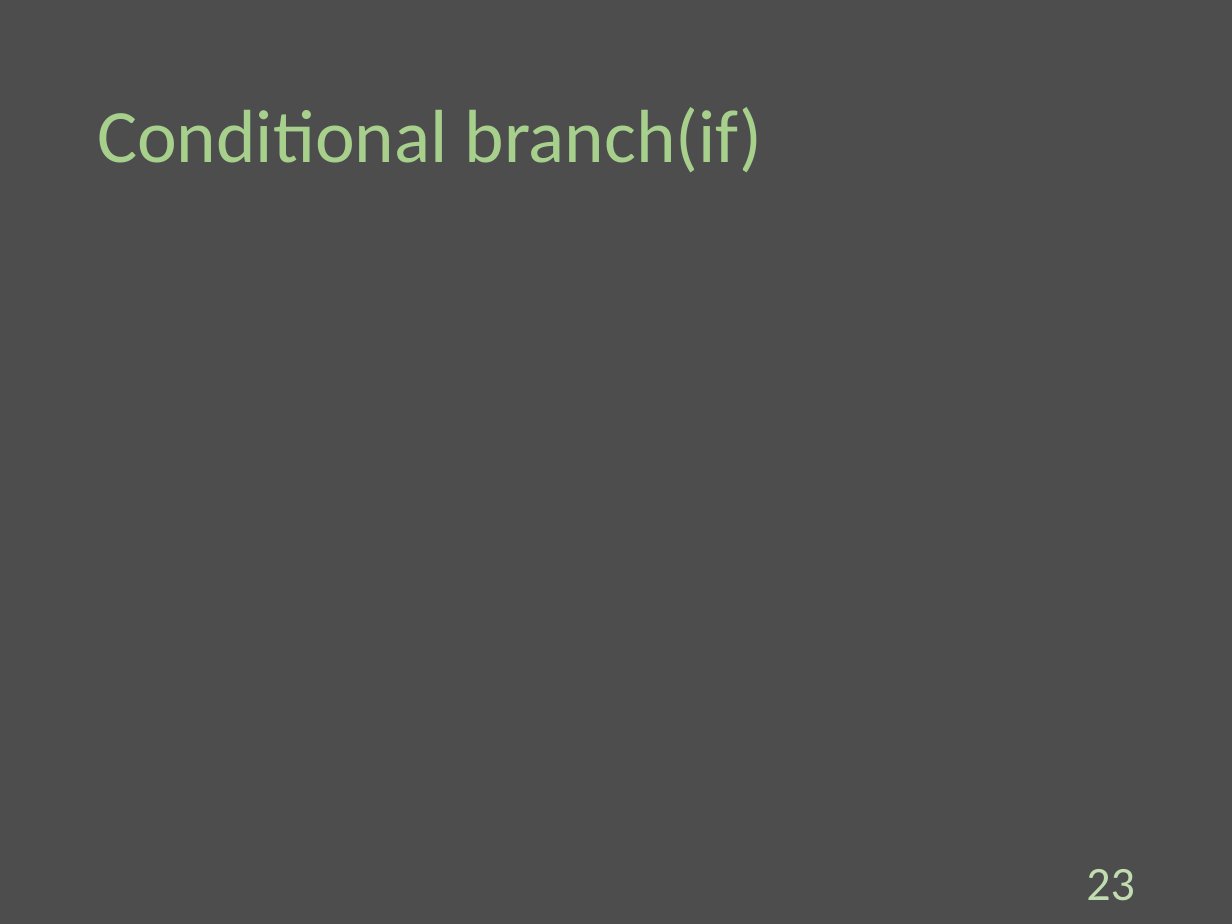
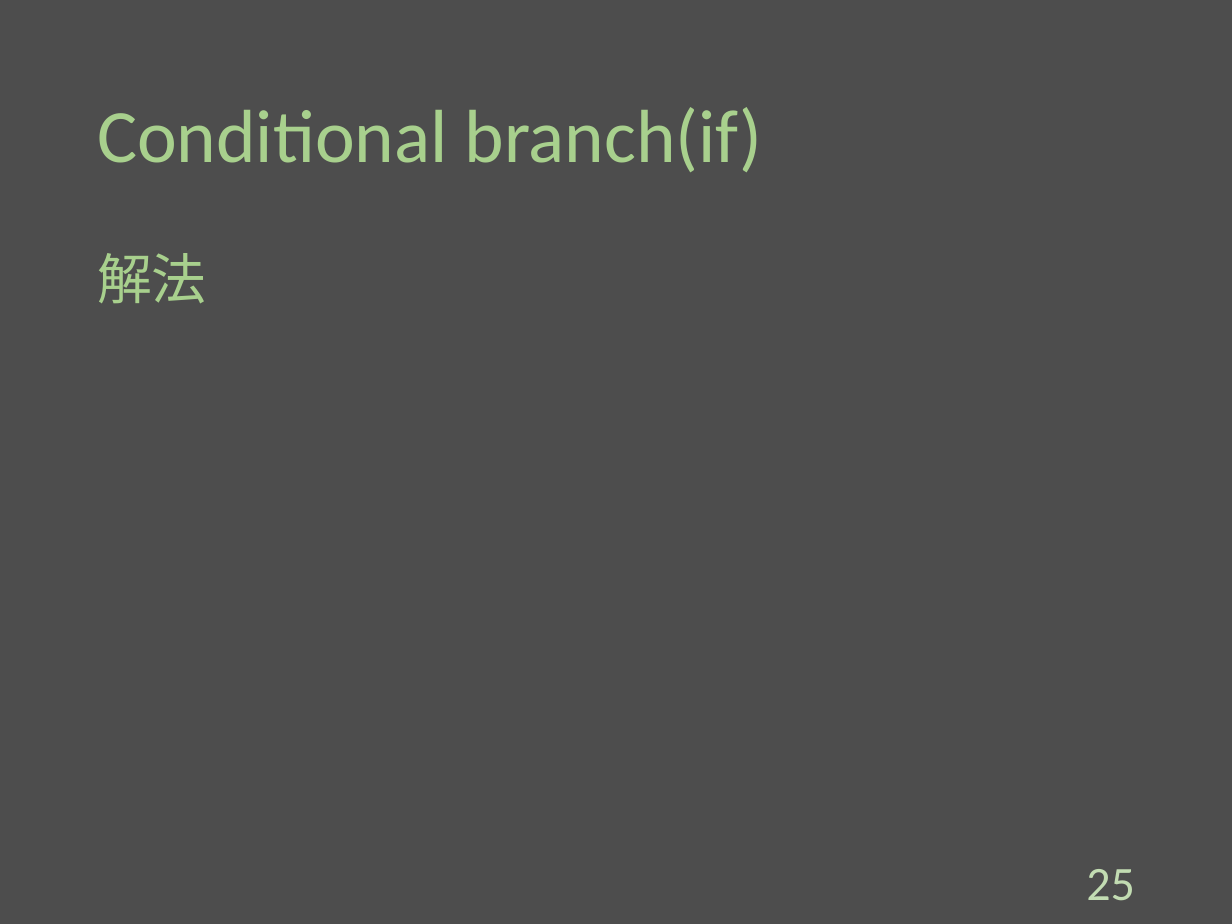
Before and after one commit to Melbeck777/program_seminar, a slide deck: slide 26 of ProgramSlide.pptx (slide 24 before the commit). Drawn at 1232x924 pixels with LibreOffice and Linux fonts; fonts in the diff are those of the drawing. Boxes give left, top, right and bottom in pixels: in the first picture for what was removed or moved away, otherwise in the second. Text is boxed around its words. In the diff, an @@ line names an element or a change of style, - is before the commit and + after.

Commit message:
[add]:Conditional branch section.

```diff
--- a/ProgramSlide.pptx
+++ b/ProgramSlide.pptx
@@ text added at bbox=[97, 253, 207, 304], 32 pt, text #A8D08D @@
+解法
@@ page number at bbox=[1086, 869, 1134, 901]: text changed @@
-23
+25
```
Also in this commit, not shown: 2 slides added.
